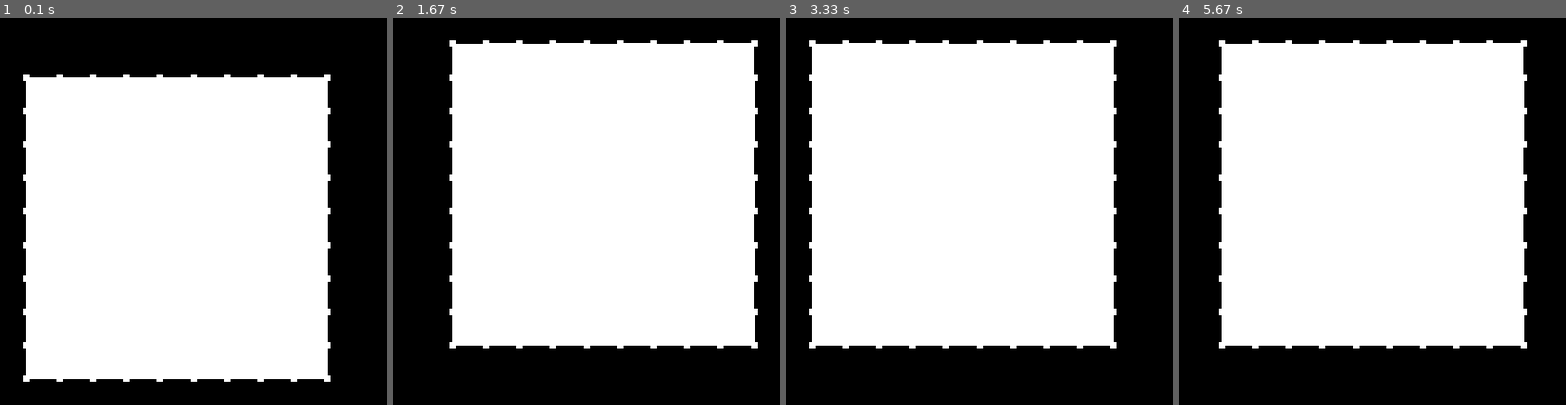
Above: before the commit, frames 1-4 (left to right).
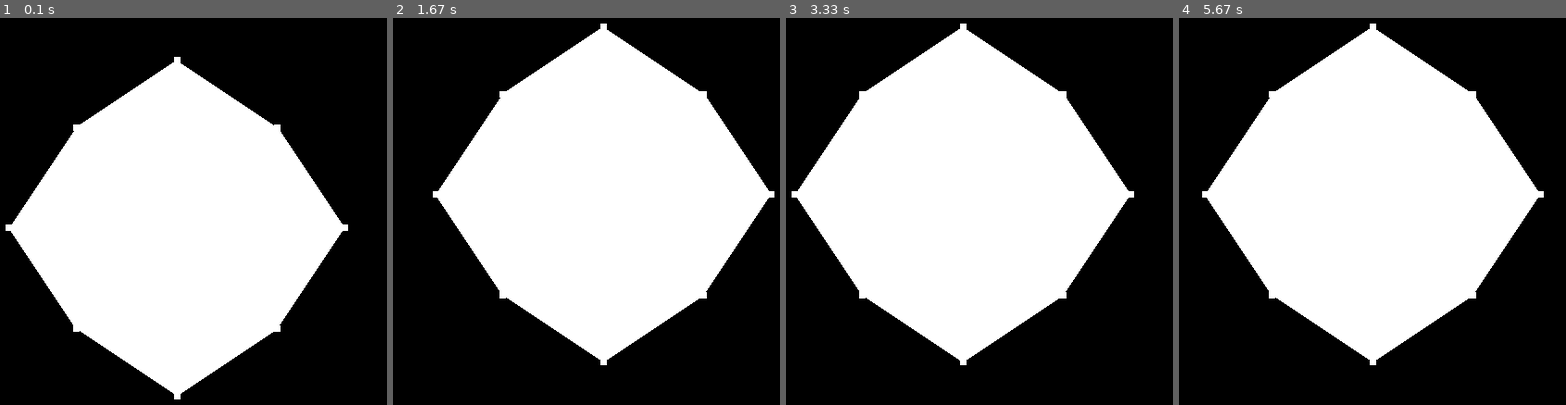
Above: after the commit, the same moments.

Repository: mmmmaja/MARBLE
Game: pygame game, started from fea_/display2.0.py
Same seed, same stepped clock (60 frames per second), same inputs: the game is played once before the commit and once after it.
Inputs (mouse positions are in pixels of both pictures, inside the frame that each line leads up to):
- Up to frame 1 (0.1 s): no input
- Up to frame 2 (1.67 s): hold Right 0.33-0.8 s; move the mouse to (543, 254) at 0.37 s; hold Up 0.83-1.13 s; hold Right 1.17-1.63 s
- Up to frame 3 (3.33 s): hold Left 1.67-2.2 s; hold Down 2.23-2.53 s; hold Left 2.57-2.97 s; hold Up from 3 s (still down)
- Up to frame 4 (5.67 s): release Up at 3.37 s; hold Right 3.4-4.03 s; hold Down 4.07-4.43 s; hold Left 4.47-4.93 s; hold Right 4.97-5.43 s; hold Up from 5.47 s (still down)

The runs differ from the first frame. In frame 1, 18% of the frame differs, in the area x 1-90%, y 10-99%; in frame 2, 18%; in frame 3, 18%; in frame 4, 18%, in the area x 5-95%, y 1-90%.

Commit message:
progress with fixing code

Diff:
--- /dev/null
+++ b/fea_/advanced_mesh_2.py
@@ -0,0 +1,69 @@
+from fea_.basic_mesh_2 import *
+from _csv import reader
+
+
+class RectangleMesh(Mesh):
+
+    def __init__(self, width, height, sensor_distance=1):
+        """
+        :param width: dimension of the grid
+        :param height: dimension of the grid
+        :param sensor_distance: distance between each two sensors in a grid
+        """
+        self.width = width
+        self.height = height
+        self.sensor_distance = sensor_distance
+        super().__init__()
+
+    def create(self):
+        """
+        :return: A sensor array mesh (grid-like)
+        """
+
+        sensor_array = []
+        for i in range(self.height):
+            for j in range(self.width):
+                sensor_array.append(Sensor(position=[
+                    i * self.sensor_distance,
+                    j * self.sensor_distance,
+                    0.0
+                ]))
+        return sensor_array
+
+
+class csvMesh(Mesh):
+
+    def __init__(self, path):
+        self.path = path
+        super().__init__()
+
+    def create(self):
+        """"
+        Read positions of the sensors from a csv file
+        """
+
+        with open(self.path, 'r', newline='') as file:
+            csv_reader = reader(file, delimiter=';')
+            sensor_positions = None
+            for row in csv_reader:
+                sensor_positions = row
+                break
+
+        sensor_array = []
+        for i in sensor_positions:
+            coordinates = i.split(',')
+            if len(coordinates) != 3:
+                break
+            sensor_array.append(Sensor(position=[
+                float(coordinates[0]),
+                float(coordinates[1]),
+                float(coordinates[2]),
+            ]))
+        return sensor_array
+
+
+class ARM_mesh(Mesh):
+
+    def __init__(self):
+        # TODO
+        super().__init__()
--- /dev/null
+++ b/fea_/basic_mesh_2.py
@@ -0,0 +1,103 @@
+import numpy as np
+import csv
+from scipy.spatial import Delaunay
+
+# Here the pressure data will be saved
+# FIXME it's so ugly
+DATA = []
+
+
+def triangulate(sensor_array):
+    """
+    Triangulation of the 3D surface
+    Creates a triangulation of the sensor array in order to display mesh for the points
+    """
+
+    # First save all the (x,y,z) positions of the sensors
+    positions = []
+    for sensor in sensor_array:
+        positions.append(sensor.position)
+    # n x 3 array of points
+    positions = np.array(positions)
+
+    # Triangulate projections
+    delaunay = Delaunay(positions[:, :2])
+    # Consists of indices of nodes [p1, p2, p3]
+    return delaunay.simplices
+
+
+class Mesh:
+
+    def __init__(self):
+        self.SENSOR_ARRAY = self.create()
+        self.delaunay_points = triangulate(self.SENSOR_ARRAY)
+        self.give_IDs()
+
+    def give_IDs(self):
+        # Give IDs to the sensors in the sensor array
+        # Used for Finite Element method later on
+        for i in range(len(self.SENSOR_ARRAY)):
+            self.SENSOR_ARRAY[i].ID = i
+
+    def create(self):
+        # To be overridden by a child class
+        return None
+
+    def press(self, stimuli):
+        # Record the pressure
+        for sensor in self.SENSOR_ARRAY:
+            sensor.press(stimuli)
+
+    def append_data(self):
+        data = []
+        for i in self.SENSOR_ARRAY:
+            data.append(i.deformation)
+        DATA.append(data)
+
+    def save_data(self, path='fake_data/data.csv'):
+
+        sensor_positions = []
+        for i in self.SENSOR_ARRAY:
+            pos = str(i.real_position[0]) + ',' + str(i.real_position[1]) + ',' + str(i.real_position[2])
+            sensor_positions.append(pos)
+        with open(path, 'w', newline='') as file:
+            writer = csv.writer(file)
+            writer.writerow(sensor_positions)
+            writer.writerows(DATA)
+
+    def get_central_point(self):
+        total_points = len(self.SENSOR_ARRAY)
+        sum_x = sum(point.position[0] for point in self.SENSOR_ARRAY)
+        sum_y = sum(point.position[1] for point in self.SENSOR_ARRAY)
+        centroid_x = sum_x / total_points
+        centroid_y = sum_y / total_points
+        return [centroid_x, centroid_y]
+
+
+class Sensor:
+
+    def __init__(self, position):
+
+        self.position = np.array(position)
+
+        self.activated = False
+        self.deformation = 0
+
+        self.ID = None
+
+    def press(self, stimuli):
+        # FIXME
+
+        distance = stimuli.get_distance(self.position)
+
+        # stimuli directly presses on sensor
+        if distance == 0:
+            self.deformation = stimuli.deformation_at(self.position)
+            self.activated = True
+
+        # stimuli only deforms silicon where the sensor is on
+        else:
+            border_deformation = stimuli.border_deformation()
+
+            self.deformation = stimuli.def_func.get_z(distance, border_deformation)
+            self.activated = False
--- a/fea_/components.py
+++ b/fea_/components.py
@@ -1,58 +1,57 @@
+import sys
+
 import numpy as np
+
+
+# Element for the FAE method
+# Each triangle in the mesh can be viewed as a flat plate
+def get_material_property_matrix(material):
+    E = material.young_modulus
+    v = material.poisson_ratio
+    multiplier = E / (1 - v ** 2)
+    matrix = [
+        [1, v, 0],
+        [v, 1, 0],
+        [0, 0, (1 - v) / 2]
+    ]
+    return multiplier * np.array(matrix)
 
 
 class Triangle:
 
     def __init__(self, p1, p2, p3):
-
         # Triangle consists of 3 sensor nodes
         self.nodes = [Node(p1), Node(p2), Node(p3)]
-
-        self.lines = [
-            Line(self.nodes[0], self.nodes[1]),
-            Line(self.nodes[1], self.nodes[2]),
-            Line(self.nodes[2], self.nodes[0])
-        ]
-        # Centroid of the triangle
-        self.centroid = self.compute_centroid()
 
         # Larger elements are stiffer (harder to deform) than smaller ones.
         self.area = self.compute_area()
 
-        # Coefficients of the lines that are perpendicular to the sides of the triangle
-        self.b1 = self.lines[0].get_perpendicular_line_slope()
-        self.b2 = self.lines[1].get_perpendicular_line_slope()
-        self.b3 = self.lines[2].get_perpendicular_line_slope()
-
-        # Distances from the centroid of the triangle to the sides.
-        self.c1 = self.lines[0].get_distance_from_point(self.centroid)
-        self.c2 = self.lines[1].get_distance_from_point(self.centroid)
-        self.c3 = self.lines[2].get_distance_from_point(self.centroid)
-
     def compute_area(self):
         """
-        :return: area of the triangle
-        (1/2) |x1(y2 − y3) + x2(y3 − y1) + x3(y1 − y2)|
+        :return: area of the triangle in 3D
+        |AB x AC| * 1/2
         """
-        x1, y1 = self.nodes[0].location
-        x2, y2 = self.nodes[1].location
-        x3, y3 = self.nodes[2].location
+        x1, y1, z1 = self.nodes[0].position
+        x2, y2, z2 = self.nodes[1].position
+        x3, y3, z3 = self.nodes[2].position
 
-        return 0.5 * abs(x1 * (y2 - y3) + x2 * (y3 - y1) + x3 * (y1 - y2))
+        # Find vector P1 -> P2
+        P1P2_vector = [x2 - x1, y2 - y1, z2 - z1]
 
-    def compute_centroid(self):
-        """
-        :return: The geometric center of the triangle
-        """
-        x1, y1 = self.nodes[0].location
-        x2, y2 = self.nodes[1].location
-        x3, y3 = self.nodes[2].location
+        # Find vector P1 -> P3
+        P1P3_vector = [x3 - x1, y3 - y1, z3 - z1]
 
-        return (x1 + x2 + x3) / 3, (y1 + y2 + y3) / 3
+        # Take cross product of two vectors
+        cross_product = np.cross(P1P2_vector, P1P3_vector)
+
+        # Compute the magnitude of the cross product vector
+        magnitude = np.sqrt(sum(pow(element, 2) for element in cross_product))
+
+        return magnitude / 2
 
     def define_stiffness_matrix(self, material):
         """
-        :return: 6x6 stiffness matrix
+        :return: 9x9 stiffness matrix
         Defines how the element will react to the applied forces
         It relates the displacements of the nodes to the forces acting on the nodes
 
@@ -62,23 +61,39 @@
 
         The global stiffness matrix K is then formed by adding the individual stiffness matrices k from each element
         to the appropriate locations.
+
+        For a triangle with 3 nodes, the element stiffness matrix size has shape 9x9 (for 3D).
+        """
+
+        """
+        [B]' * [D] * [B] * t * A
+
+        [B] is the strain-displacement matrix
+        [D] is the constitutive (material property) matrix
+        t is the thickness of the plate or shell
+        A is the area of the triangle
         """
 
         A = self.area
-        E = material.young_modulus
-        v = material.poisson_ratio
-        b1, b2, b3 = self.b1, self.b2, self.b3
-        c1, c2, c3 = self.c1, self.c2, self.c3
+        B = self.get_strain_displacement_matrix()
+        D = get_material_property_matrix(material)
+        t = material.thickness
 
+        return np.matmul(np.matmul(np.transpose(B), D), B) * t * A
+
+    def get_strain_displacement_matrix(self):
+        A = self.area
+        multiplier = 1 / (2 * A)
+
+        x1, y1, z1 = self.nodes[0].position
+        x2, y2, z2 = self.nodes[1].position
+        x3, y3, z3 = self.nodes[2].position
         matrix = [
-            [b1 ** 2, b1 * b2, 2 * v * b1 * c1, b1 * b2, b2 ** 2, 2 * v * b2 * c2],
-            [b1 * b2, b1 ** 2, 2 * v * b1 * c1, b2 ** 2, b1 * b2, 2 * v * b2 * c2],
-            [2 * v * b1 * c1, 2 * v * b1 * c1, c1 ** 2, 2 * v * b2 * c2, 2 * v * b2 * c2, c2 ** 2],
-            [b1 * b3, b1 * b2, 2 * v * b1 * c1, b3 ** 2, b2 * b3, 2 * v * b3 * c3],
-            [b2 * b3, b1 * b2, 2 * v * b2 * c2, b2 * b3, b3 ** 2, 2 * v * b3 * c3],
-            [2 * v * b3 * c3, 2 * v * b3 * c3, c3 ** 2, 2 * v * b2 * c3, 2 * v * b2 * c3, c3 ** 2]
+            [(y2 - y3), 0, (y3 - y1), 0, (y1 - y2), 0],
+            [0, (z3 - z2), 0, (z1 - z3), 0, (z2 - z1)],
+            [(z3 - z2), (y2 - y3), (z1 - z3), (y3 - y1), (z2 - z1), (y1 - y2)]
         ]
-        return (A * E / (4 * (1 - v ** 2))) * np.array(matrix)
+        return multiplier * np.array(matrix)
 
     def get_global_DOF_indices(self):
         """
@@ -89,80 +104,20 @@
         return [node.DOF for node in self.nodes]
 
 
-class Line:
-
-    def __init__(self, point1, point2):
-        self.point1 = point1
-        self.point2 = point2
-
-        self.m = self.get_slope()
-        self.b = self.get_intercept()
-
-    def get_slope(self):
-        x1, y1 = self.point1.location
-        x2, y2 = self.point2.location
-
-        # Check if line has equation x = c, then slope is inf
-        if abs(x1 - x2) < 1e-9:
-            return np.inf
-        # Check if line has equation y = c, then slope is 0
-        if abs(y1 - y2) < 1e-9:
-            return 0
-        return (y2 - y1) / (x2 - x1)
-
-    def get_intercept(self):
-        x1, y1 = self.point1.location
-
-        if self.m == np.inf:
-            return -x1
-        if abs(self.m) < 1e-9:
-            return y1
-        return y1 - self.m * x1
-
-    def get_perpendicular_line_slope(self):
-        """
-        If the slopes of the two perpendicular lines are m1, m2,
-        then we can represent the relationship between the slope of perpendicular lines
-        with the formula m1 * m2 = -1.
-        """
-
-        # If line has equation x = c, then perpendicular line has equation y = c
-        if self.m == np.inf:
-            return 0
-
-        # If line has equation y = c, then perpendicular line has equation x = c
-        if self.m == 0:
-            return np.inf
-
-        return -1 / self.m
-
-    def get_distance_from_point(self, point):
-        """
-        :return: distance from the centroid of the triangle
-        """
-        x, y = point
-        # line has equation x = c
-        if self.m == np.inf:
-            distance = abs(x - self.point1.location[0])
-        # line has equation y = c
-        elif self.m == 0:
-            distance = abs(y - self.point1.location[1])
-        else:
-            distance = abs((self.m * x - y + self.b) / np.sqrt(1 + self.m ** 2))
-        return distance
-
-
 class Node:
 
     def __init__(self, sensor):
+        # TODO later node might be not a sensor, subdivide previous elements
         self.sensor = sensor
 
-        # The degrees of freedom (DOF) are the unknown displacements of the node
-        # in the X and Y directions
         self.ID = sensor.ID
+
+        # The degrees of freedom (DOF) are the displacements in the x, y, and z directions
         self.DOF = [
-            self.sensor.ID * 2,  # x DOF
-            self.sensor.ID * 2 + 1]  # y DOF
+            self.sensor.ID * 3,  # x DOF
+            self.sensor.ID * 3 + 1,  # y DOF
+            self.sensor.ID * 3 + 2  # z DOF
+        ]
 
-        self.location = self.sensor.real_position[:2]
-        self.location_3D = self.sensor.real_position
+        # Position of the sensor (?) in 3D
+        self.position = self.sensor.position
--- a/fea_/display2.0.py
+++ b/fea_/display2.0.py
@@ -7,8 +7,11 @@
 from OpenGL.GLU import *
 from fea_ import fea_main
 from fea_main import FEA, Material
-from model import advanced_mesh
-
+from advanced_mesh_2 import *
+
+SCREEN_WIDTH, SCREEN_HEIGHT = 800, 600
+
+# Just bunch of settings for material, clean later
 no_material = (0.0, 0.0, 0.0, 1.0)
 ambient_material = (0.7, 0.7, 0.7, 1.0)
 ambient_material_color = (0.8, 0.8, 0.2, 1.0)
@@ -20,6 +23,37 @@
 emission_material = (0.3, 0.2, 0.2, 0.0)
 
 
+def load_mesh_material():
+    glMaterialfv(GL_FRONT, GL_AMBIENT, ambient_material_color)
+    glMaterialfv(GL_FRONT, GL_DIFFUSE, diffuse_material)
+    glMaterialfv(GL_FRONT, GL_SPECULAR, specular_material)
+    glMaterialf(GL_FRONT, GL_SHININESS, low_shininess)
+    glMaterialfv(GL_FRONT, GL_EMISSION, no_material)
+
+
+def load_sensor_material():
+    glMaterialfv(GL_FRONT, GL_AMBIENT, no_material)
+    glMaterialfv(GL_FRONT, GL_DIFFUSE, diffuse_material)
+    glMaterialfv(GL_FRONT, GL_SPECULAR, specular_material)
+    glMaterialf(GL_FRONT, GL_SHININESS, high_shininess)
+    glMaterialfv(GL_FRONT, GL_EMISSION, no_material)
+
+
+def load_light():
+    # Global light properties
+    position = (10.0, 10.0, 0.3, 0.0)
+    diffuse = hex_to_rgb('#c1e1ff')
+    ambient = (0.5, 0.5, 0.5, 1.0)
+
+    glEnable(GL_LIGHTING)
+
+    glLightfv(GL_LIGHT0, GL_AMBIENT, ambient)
+    glLightfv(GL_LIGHT0, GL_DIFFUSE, (diffuse[0], diffuse[1], diffuse[2], 0.6))
+    glLightfv(GL_LIGHT0, GL_POSITION, position)
+
+    glEnable(GL_LIGHT0)
+
+
 def hex_to_rgb(value):
     value = value.lstrip('#')
     lv = len(value)
@@ -35,72 +69,51 @@
         self.translation = self.get_translation()
 
     def get_translation(self):
+        # So that the mesh will be in the center of the frame and rotation runs smoothly
         centre = self.fea.mesh.get_central_point()
         return [centre[0], centre[1], 0]
 
-    def load_sensor_material(self):
-        glMaterialfv(GL_FRONT, GL_AMBIENT, no_material)
-        glMaterialfv(GL_FRONT, GL_DIFFUSE, diffuse_material)
-        glMaterialfv(GL_FRONT, GL_SPECULAR, specular_material)
-        glMaterialf(GL_FRONT, GL_SHININESS, high_shininess)
-        glMaterialfv(GL_FRONT, GL_EMISSION, no_material)
-
-    def load_mesh_material(self):
-        glMaterialfv(GL_FRONT, GL_AMBIENT, ambient_material_color)
-        glMaterialfv(GL_FRONT, GL_DIFFUSE, diffuse_material)
-        glMaterialfv(GL_FRONT, GL_SPECULAR, specular_material)
-        glMaterialf(GL_FRONT, GL_SHININESS, low_shininess)
-        glMaterialfv(GL_FRONT, GL_EMISSION, no_material)
-
     def draw(self):
-        self.load_mesh_material()
+        load_mesh_material()
         # Draw triangles
         for element in self.elements:
             glBegin(GL_TRIANGLES)
             for node in element.nodes:
-                glVertex3fv((node.location_3D - self.translation))
+                glVertex3fv((node.position - self.translation))
             glEnd()
 
         # Draw points (vertices)
         glPointSize(7.0)  # Set point size to 5 pixels
-        self.load_sensor_material()
+        load_sensor_material()
         glBegin(GL_POINTS)
         for element in self.elements:
             for node in element.nodes:
-                glVertex3fv((node.location_3D - self.translation))
+                glVertex3fv((node.position - self.translation))
         glEnd()
 
         # Draw the mesh lines
         for element in self.elements:
             glBegin(GL_LINES)
-            glVertex3fv((element.nodes[0].location_3D - self.translation))
-            glVertex3fv((element.nodes[1].location_3D - self.translation))
-            glVertex3fv((element.nodes[2].location_3D - self.translation))
-            glVertex3fv((element.nodes[0].location_3D - self.translation))
+            for i in range(4):
+                glVertex3fv((element.nodes[i % 3].position - self.translation))
             glEnd()
 
 
 class DisplayHandler:
 
-    def __init__(self):
-
+    def __init__(self, fea):
+
+        self.fea = fea
+
+        # Then all the interaction with the visualization happens
         self.mouse_down = False
+
+        # On space bar click change the mode to activation:
+        # instead of rotation we can activate mesh with the stimuli
+        self.activation = False
+
         glTranslatef(0.0, 0.0, -20)
-        self.load_light()
-
-    def load_light(self):
-        # Global light properties
-        position = (10.0, 10.0, 0.3, 0.0)
-        diffuse = hex_to_rgb('#c1e1ff')
-        ambient = (0.5, 0.5, 0.5, 1.0)
-
-        glEnable(GL_LIGHTING)
-
-        glLightfv(GL_LIGHT0, GL_AMBIENT, ambient)
-        glLightfv(GL_LIGHT0, GL_DIFFUSE, (diffuse[0], diffuse[1], diffuse[2], 0.6))
-        glLightfv(GL_LIGHT0, GL_POSITION, position)
-
-        glEnable(GL_LIGHT0)
+        load_light()
 
     def handle_display(self):
 
@@ -117,15 +130,21 @@
             elif event.type == pygame.MOUSEBUTTONUP:
                 self.mouse_down = False
 
-            # Mouse motion on click for rotation
-
-            if event.type == pygame.MOUSEMOTION and self.mouse_down:
+            # Mouse motion on click for rotation, activation is not enabled
+            if event.type == pygame.MOUSEMOTION and self.mouse_down and not self.activation:
                 x, y = event.rel
                 glRotatef(y * ROTATION_SPEED, 1, 0, 0)
                 glRotatef(x * ROTATION_SPEED, 0, 1, 0)
 
+            # Mouse motion on click, activation is enabled
+            # Activate the sensor mesh with stimuli
+            if event.type == pygame.MOUSEMOTION and self.mouse_down and self.activation:
+                # Get mouse position
+                pos = pygame.mouse.get_pos()
+                self.fea.mesh.activate(pos)
+
             # Mouse wheel for zooming
-            elif event.type == pygame.MOUSEBUTTONDOWN:
+            if event.type == pygame.MOUSEBUTTONDOWN:
                 if event.button == 4:
                     # Scroll up
                     glTranslatef(0, 0, SCROLL_SPEED)
@@ -144,6 +163,10 @@
                 if event.key == pygame.K_DOWN:
                     glTranslatef(0, -1, 0)
 
+                # Check is space bar was pressed
+                if event.key == pygame.K_SPACE:
+                    self.activation = not self.activation
+
         # Clear the screen and depth buffer
         glClear(GL_COLOR_BUFFER_BIT | GL_DEPTH_BUFFER_BIT)
 
@@ -153,11 +176,11 @@
 
 def main(fea):
     pygame.init()
-    display = (800, 600)
+    display = (SCREEN_WIDTH, SCREEN_HEIGHT)
     pygame.display.set_mode(display, DOUBLEBUF | OPENGL)
     gluPerspective(45, (display[0] / display[1]), 0.1, 50.0)
 
-    handler = DisplayHandler()
+    handler = DisplayHandler(fea)
     mesh = MeshHandler(fea)
 
     while True:
@@ -170,12 +193,12 @@
 
 
 if __name__ == "__main__":
-    silicon = Material(density=2.329, young_modulus=140.0, poisson_ratio=0.265)
+    silicon = Material(density=2.329, young_modulus=140.0, poisson_ratio=0.265, thickness=1.25)
 
     # Apply Boundary Conditions
     # Ku = F where u is the unknown displacement vector of all nodes
 
-    _mesh = advanced_mesh.RectangleMesh(10, 10)
-    # _mesh = advanced_mesh.csvMesh('C:/Users/majag/Desktop/marble/MARBLE/model/meshes_csv/web.csv')
+    # _mesh = advanced_mesh.RectangleMesh(10, 10)
+    _mesh = csvMesh('C:/Users/majag/Desktop/marble/MARBLE/model/meshes_csv/web.csv')
 
     main(FEA(_mesh, silicon))
--- a/fea_/fea_main.py
+++ b/fea_/fea_main.py
@@ -58,6 +58,7 @@
             k_element = element.define_stiffness_matrix(self.material)
 
             # get the global indices for the nodes of this element
+            # 3x3 matrix so the overall length is 9
             node_indices = np.array(element.get_global_DOF_indices()).flatten()
 
             # loop through the entries of the stiffness matrix
@@ -69,17 +70,17 @@
                     cols.append(node_indices[j])
 
         # Number of sensors in the mesh
-        # Since we have 2 DOF per node, we multiply by 2
-        num_nodes = len(self.mesh.SENSOR_ARRAY)
+        # Since we have 3 DOF per node, we multiply by 3
+        num_nodes = len(self.mesh.SENSOR_ARRAY) * 3
 
         # create the CSR matrix
-        K = coo_matrix((data, (rows, cols)), shape=(num_nodes * 2, num_nodes * 2)).tocsr()
+        K = coo_matrix((data, (rows, cols)), shape=(num_nodes, num_nodes)).tocsr()
         return K
 
 
 class Material:
 
-    def __init__(self, density, young_modulus, poisson_ratio):
+    def __init__(self, density, young_modulus, poisson_ratio, thickness):
         """
         :param density: [g/cm^3]
             Measure of material's mass per unit volume
@@ -99,11 +100,14 @@
             It is a property of the material that describes how a material tends to shrink
             in one direction when being stretched in another.
             For most materials, it's a value between 0 and 0.5.
+
+        :param thickness: [mm]
         """
 
         self.density = density
         self.young_modulus = young_modulus
         self.poisson_ratio = poisson_ratio
+        self.thickness = thickness
 
 
 # MAIN
